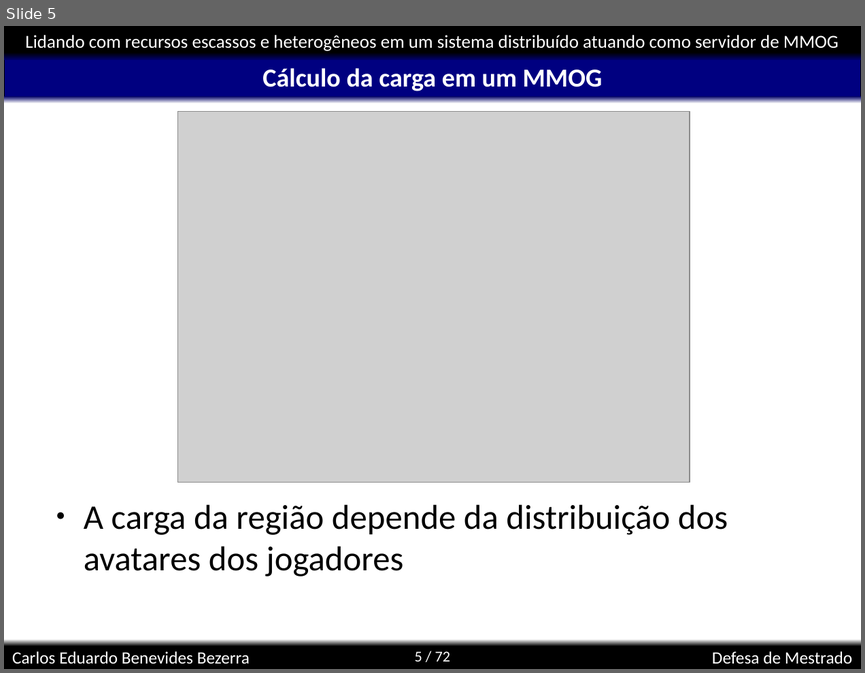
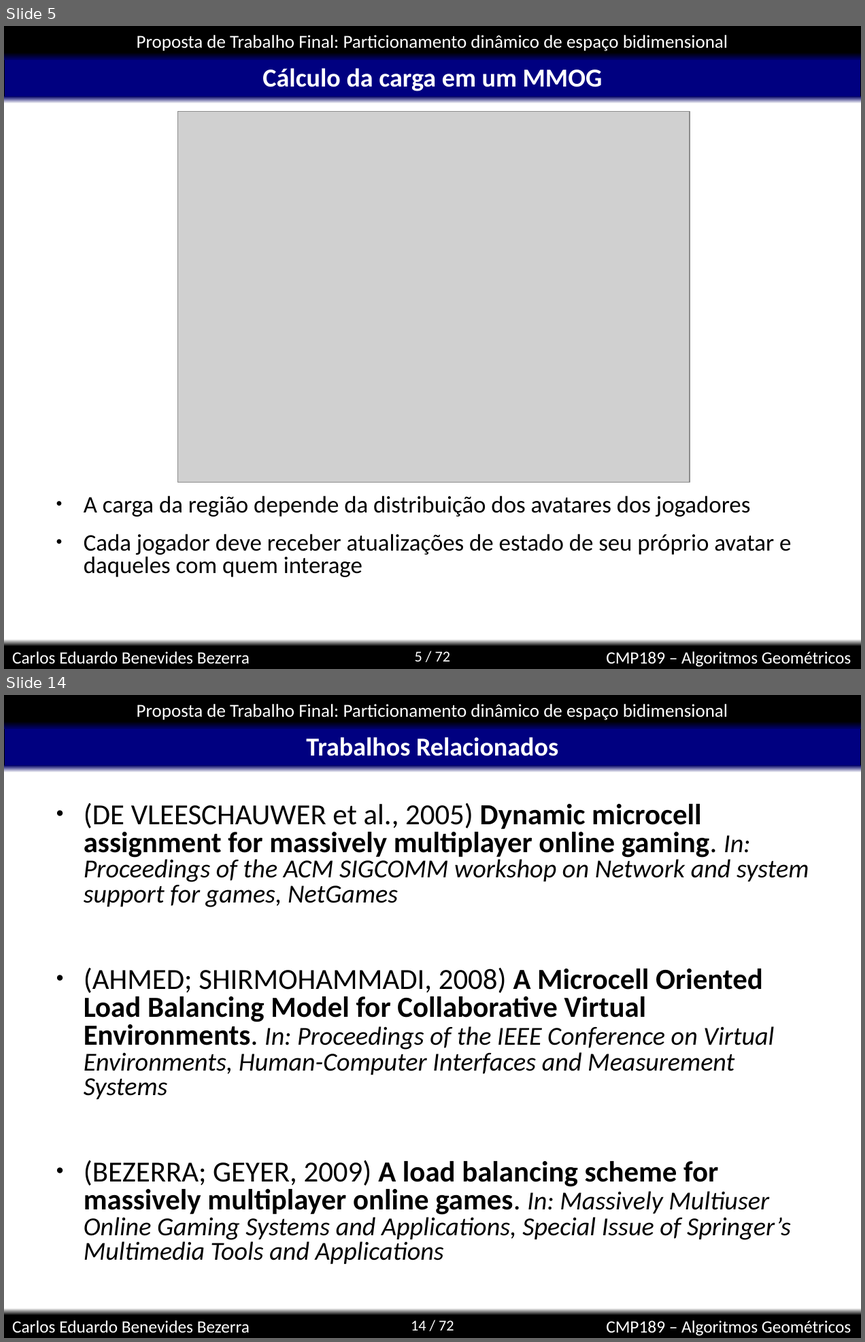
Before and after one commit to kdubezerra/kdubezerra, a slide deck: disciplinas/cmp189/projetoTrabalhoFinal.ppt. Shown one above the other, each under a label of ours: slide 5 before the commit, slides 5 and 14 after it; the slides between them are not shown. The pictures are 865x673 and 865x1342 pixels, drawn with LibreOffice and Linux fonts; fonts in the diff are those of the drawing; grey boxes stand for pictures; background and template pictures are left out. Boxes give left, top, right and bottom in pixels: in the first picture for what was removed or moved away, otherwise in the second. Text is boxed around its words. In the diff, an @@ line names an element or a change of style, - is before the commit and + after.

```diff
--- a/disciplinas/cmp189/projetoTrabalhoFinal.ppt
+++ b/disciplinas/cmp189/projetoTrabalhoFinal.ppt
@@ slide 14 added at (4,695,861,1338), background #FFFFFF; not listed: 8 template elements that a slide beside it also shows @@
@@ title added at (306,737,558,756), 24 pt, text #FFFFFF, bold @@
+Trabalhos Relacionados
@@ text added at (84,803,808,1263), 24 pt, text #000000, italic @@
+● (DE VLEESCHAUWER et al., 2005) Dynamic microcell assignment for massively multiplayer online gaming. In: Proceedings of the ACM SIGCOMM workshop on Network and system support for games, NetGames
+● (AHMED; SHIRMOHAMMADI, 2008) A Microcell Oriented Load Balancing Model for Collaborative Virtual Environments. In: Proceedings of the IEEE Conference on Virtual Environments, Human-Computer Interfaces and Measurement Systems
+● (BEZERRA; GEYER, 2009) A load balancing scheme for massively multiplayer online games. In: Massively Multiuser Online Gaming Systems and Applications, Special Issue of Springer’s Multimedia Tools and Applications
@@ slide 5 changed as well @@
@@ text in rectangle at (137,35,728,51): text changed @@
-Lidando com recursos escassos e heterogêneos em um sistema distribuído atuando como servidor de MMOG
+Proposta de Trabalho Final: Particionamento dinâmico de espaço bidimensional
@@ text at (84,495,751,516): size 32 to 22 pt in "A carga da região depende da distribuição ..."; line spacing 1 to 0.8 @@
@@ text at (84,533,791,577): paragraph added @@
+● Cada jogador deve receber atualizações de estado de seu próprio avatar e daqueles com quem interage
@@ text added at (606,651,851,667), 16 pt, text #FFFFFF @@
+CMP189 – Algoritmos Geométricos
@@ text removed at (712,651,852,664) @@
-Defesa de Mestrado
```
Also in this commit, not shown: 4 other slides changed, 15 other slides added, 29 other files.
